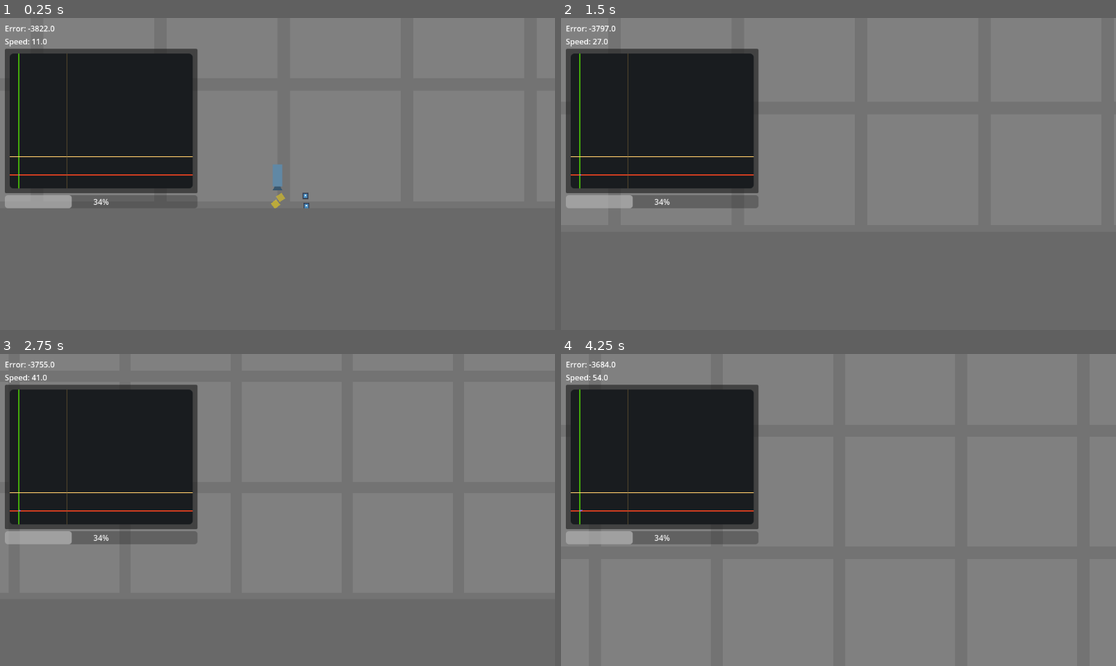
Above: before the commit, frames 1-4 (two rows, left to right).
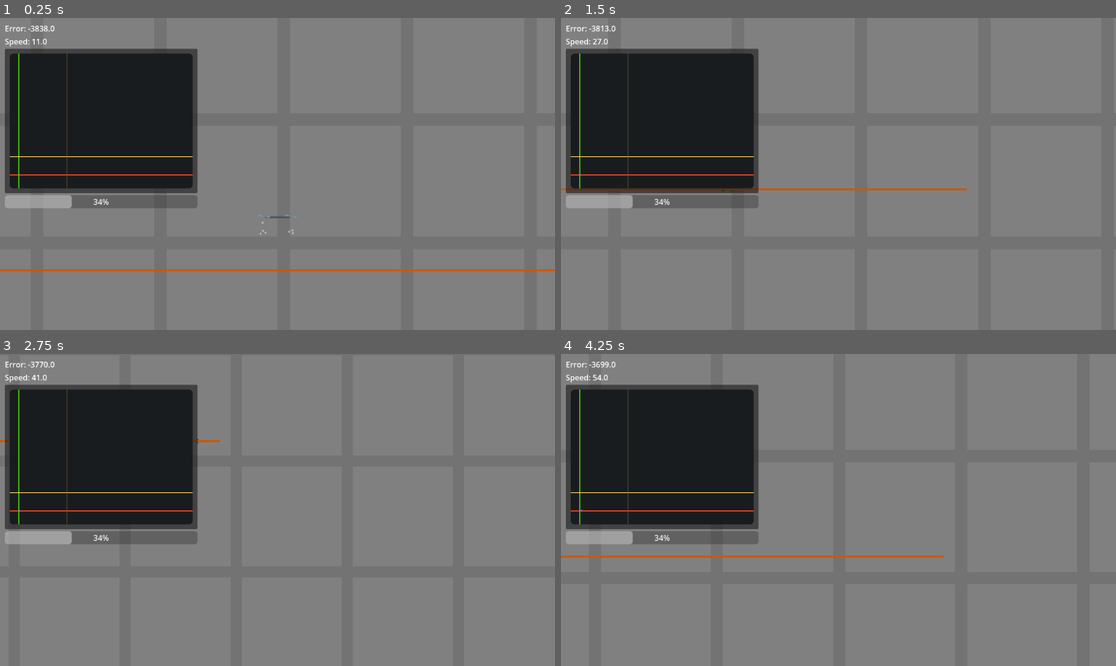
Above: after the commit, the same moments.

Repository: NattHerman/control
Game: Godot game, scene res://main.tscn
Two runs of this game, one before a commit and one after it. Both use one fixed random seed, a clock stepped at 60 frames per second and the inputs below. The engine's default icon, where the game draws it, is replaced by a stand-in: a white triangle on a blue panel in a dark square.
Inputs (mouse positions are in pixels of both pictures, inside the frame that each line leads up to):
- Up to frame 1 (0.25 s): no input
- Up to frame 2 (1.5 s): move the mouse to (960, 158) at 0.52 s; hold D (pan_right) 0.53-1.25 s; hold Shift (pan_speed_increase) 0.53-1.25 s; click (960, 158) at 0.67 s; drag from (727, 189) to (810, 236) at 1.27 s
- Up to frame 3 (2.75 s): tap Enter at 2 s; move the mouse to (333, 441) at 2.02 s; hold D (pan_right) from 2.03 s (still down); hold Mouse wheel down (zoom_out) from 2.03 s (still down); click (333, 441) at 2.17 s
- Up to frame 4 (4.25 s): release D (pan_right) at 2.75 s; release Mouse wheel down (zoom_out) at 2.75 s; drag from (810, 572) to (672, 463) at 2.77 s; tap Space at 3.5 s; move the mouse to (1005, 556) at 3.52 s; hold A (pan_left) from 3.53 s (still down); hold Mouse wheel up (zoom_in) from 3.53 s (still down); click (1005, 556) at 3.67 s

The runs differ from the first frame. In frame 1, 1.2% of the frame differs, in the area x 0-100%, y 2-82%; in frame 2, 0.5%; in frame 3, less than 0.1%; in frame 4, 0.5%.

Commit message:
create reference point marker

Diff:
--- /dev/null
+++ b/control/reference_marker.gd
@@ -0,0 +1,7 @@
+extends Marker2D
+
+var reference: Vector2 = Vector2.ZERO:
+	set(value):
+		position = value
+	get:
+		return position
--- /dev/null
+++ b/control/reference_marker.tscn
@@ -0,0 +1,10 @@
+[gd_scene load_steps=2 format=3 uid="uid://bgwgm5v74ijnl"]
+
+[ext_resource type="Script" uid="uid://b5uow3a6ipen" path="res://control/reference_marker.gd" id="1_kx0ym"]
+
+[node name="ReferenceMarker" type="Marker2D"]
+script = ExtResource("1_kx0ym")
+
+[node name="Polygon2D" type="Polygon2D" parent="."]
+color = Color(0.19707206, 0.41728154, 0.18903616, 1)
+polygon = PackedVector2Array(6, -3, 6, 3, 0, 0, -6, 3, -6, -3, 0, 0)
--- a/main.gd
+++ b/main.gd
@@ -1,17 +1,31 @@
 extends Node2D
 
 
-var reference = 1000
+var reference:
+	get:
+		return target.reference
+	set(value):
+		target.reference = value
 
-@onready var rocket = %Rocket
+@onready var target = $Drone
 
-
-@export_range(1, 20, 0.1) var time_scale: float = 1:
+@export_range(1, 20, 0.01)
+var time_scale: float = 1:
 	set(value):
 		time_scale = value
 		Engine.time_scale = time_scale
 
+
 func _ready() -> void:
 	Engine.time_scale = time_scale
-	reference = rocket.reference
-	$ReferenceMarker.position.y = -reference
+	if reference is Vector2:
+		$ReferenceLine.position.y = reference.y
+	else:
+		$ReferenceLine.position.y = reference
+
+func _input(event: InputEvent) -> void:
+	if event is InputEventMouseButton and event.pressed and (event.button_index == MouseButton.MOUSE_BUTTON_LEFT):
+		var centerscreen_mouse_pos = (get_viewport().get_mouse_position()  - get_viewport_rect().size * 0.5)
+		reference = centerscreen_mouse_pos / %Camera2D.zoom + %Camera2D.global_position
+		$ReferenceMarker.reference = reference
+		$ReferenceLine.position.y = reference.y
--- a/main.tscn
+++ b/main.tscn
@@ -1,39 +1,38 @@
-[gd_scene load_steps=7 format=3 uid="uid://c2mnkn0utmoir"]
+[gd_scene load_steps=8 format=3 uid="uid://c2mnkn0utmoir"]
 
 [ext_resource type="PackedScene" uid="uid://dvlu3kjtssoyx" path="res://world.tscn" id="1_ig7tw"]
 [ext_resource type="Script" uid="uid://by3j0wa848elw" path="res://main.gd" id="1_lquwl"]
 [ext_resource type="PackedScene" uid="uid://r5u32am37bo1" path="res://rocket/rocket.tscn" id="2_0xm2m"]
 [ext_resource type="Script" uid="uid://v6k3xlk4uc5p" path="res://camera_controller.gd" id="2_h2yge"]
-[ext_resource type="PackedScene" uid="uid://cs8eylb6ck137" path="res://ui.tscn" id="4_1bvp3"]
-[ext_resource type="PackedScene" uid="uid://hsb41au6is5l" path="res://box.tscn" id="6_7mycd"]
+[ext_resource type="PackedScene" uid="uid://c7pr8j404ofg5" path="res://drone/drone.tscn" id="5_7mycd"]
+[ext_resource type="PackedScene" uid="uid://cs8eylb6ck137" path="res://ui.tscn" id="6_272bh"]
+[ext_resource type="PackedScene" uid="uid://bgwgm5v74ijnl" path="res://control/reference_marker.tscn" id="7_272bh"]
 
 [node name="Main" type="Node2D"]
 script = ExtResource("1_lquwl")
 
 [node name="World" parent="." instance=ExtResource("1_ig7tw")]
 
+[node name="CanvasLayer" type="CanvasLayer" parent="."]
+
+[node name="UI" parent="CanvasLayer" instance=ExtResource("6_272bh")]
+
+[node name="ReferenceLine" type="Polygon2D" parent="."]
+z_index = 2
+color = Color(0.8272567, 0.33475384, 0, 1)
+polygon = PackedVector2Array(500, 1, -500, 1, -500, -1, 500, -1)
+
+[node name="Drone" parent="." instance=ExtResource("5_7mycd")]
+position = Vector2(0, -200)
+
 [node name="Rocket" parent="." instance=ExtResource("2_0xm2m")]
+position = Vector2(-41.84, 0)
+
+[node name="Camera2D" type="Camera2D" parent="."]
 unique_name_in_owner = true
-position = Vector2(0, -16)
-mass = 549000.0
-
-[node name="Camera2D" type="Camera2D" parent="Rocket"]
-position = Vector2(0, -17.16)
+position = Vector2(0, -200)
 zoom = Vector2(2, 2)
 process_callback = 0
 script = ExtResource("2_h2yge")
 
-[node name="CanvasLayer" type="CanvasLayer" parent="."]
-
-[node name="UI" parent="CanvasLayer" instance=ExtResource("4_1bvp3")]
-
-[node name="ReferenceMarker" type="Polygon2D" parent="."]
-color = Color(0.8272567, 0.33475384, 0, 1)
-polygon = PackedVector2Array(500, 1, -500, 1, -500, -1, 500, -1)
-
-[node name="Box" parent="." instance=ExtResource("6_7mycd")]
-position = Vector2(29, -42)
-
-[node name="Box2" parent="." instance=ExtResource("6_7mycd")]
-position = Vector2(30, -17)
-mass = 100.0
+[node name="ReferenceMarker" parent="." instance=ExtResource("7_272bh")]
Not shown, added: control/reference_marker.gd.uid
